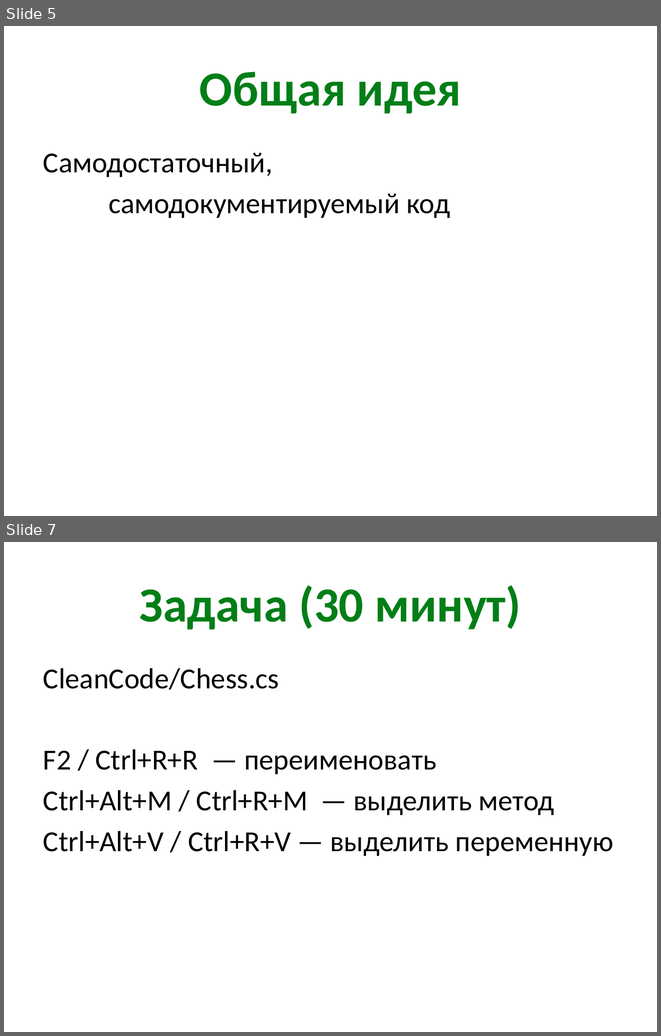
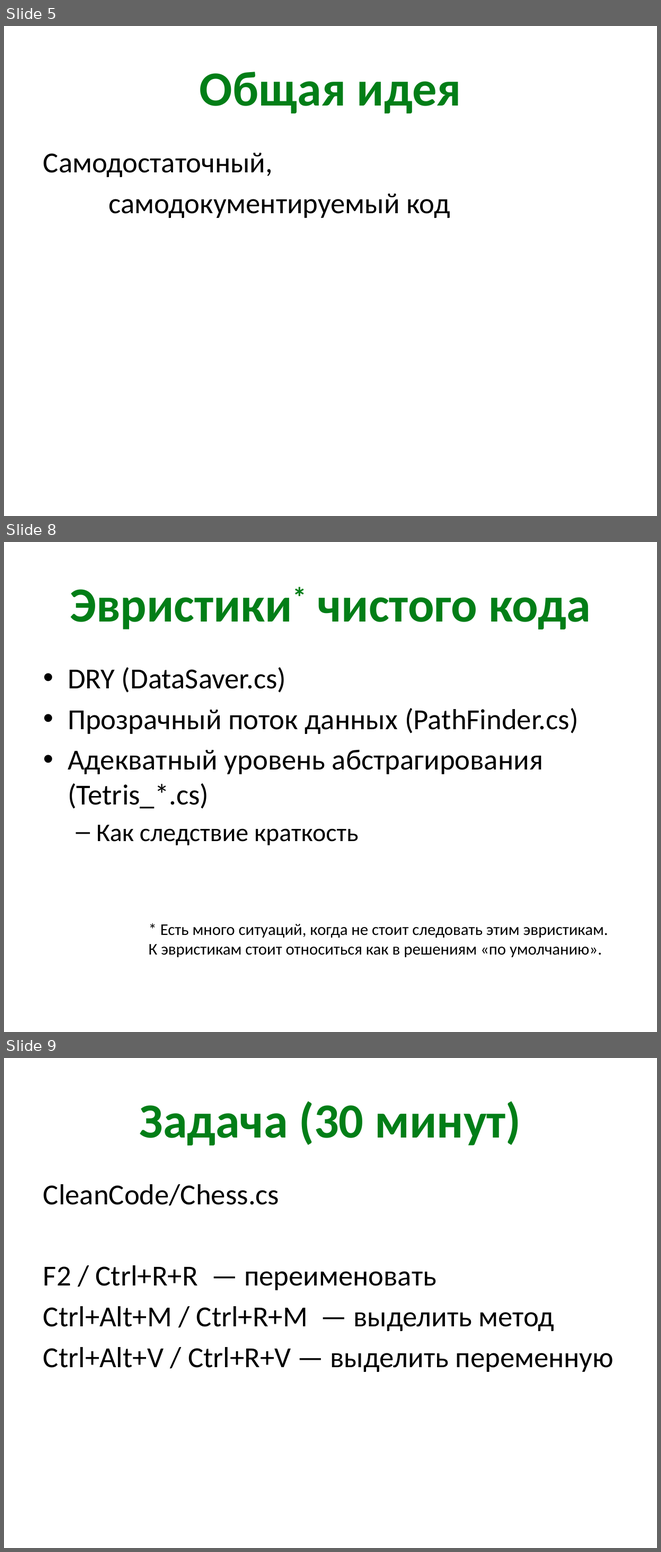
Before and after one commit to kontur-kampus-2015i/kontur-kampus, a slide deck: 1-CodeQuality/quality-slides.pptx. Shown one above the other, each under a label of ours: slides 5 and 7 before the commit, slides 5, 8 and 9 after it; the slides between them are not shown. The pictures are 661x1036 and 661x1552 pixels, drawn with LibreOffice and Linux fonts; fonts in the diff are those of the drawing. Boxes give left, top, right and bottom in pixels: in the first picture for what was removed or moved away, otherwise in the second. Text is boxed around its words. In the diff, an @@ line names an element or a change of style, - is before the commit and + after.

```diff
--- a/1-CodeQuality/quality-slides.pptx
+++ b/1-CodeQuality/quality-slides.pptx
@@ slide 8 added at <box>4,542,657,1032</box>, background #FFFFFF @@
@@ title added at <box>70,589,591,629</box>, 54 pt, text #027E17, bold @@
+Эвристики* чистого кода
@@ text added at <box>68,667,578,845</box>, 32 pt, text #000000 @@
+• DRY (DataSaver.cs)
+• Прозрачный поток данных (PathFinder.cs)
+• Адекватный уровень абстрагирования
+  (Tetris_*.cs)
+  – Как следствие краткость
@@ text added at <box>149,924,608,957</box>, 18 pt, text #000000 @@
+* Есть много ситуаций, когда не стоит следовать этим эвристикам.
+К эвристикам стоит относиться как в решениям «по умолчанию».
@@ what was slide 7 is now slide 9 @@
```
Also in this commit, not shown: 5 slides changed, 2 other slides added, 1 slide removed, 7 other files.
